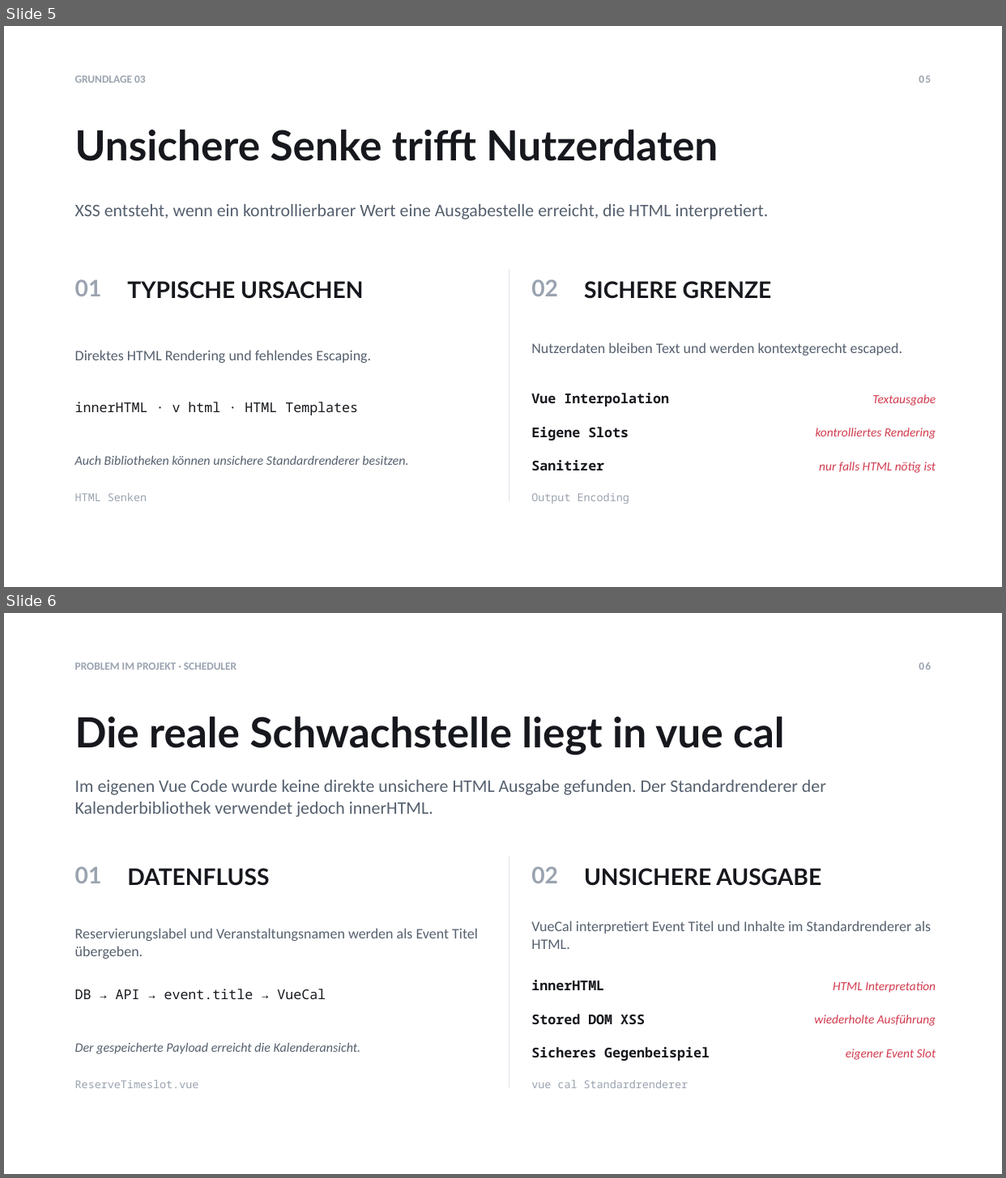
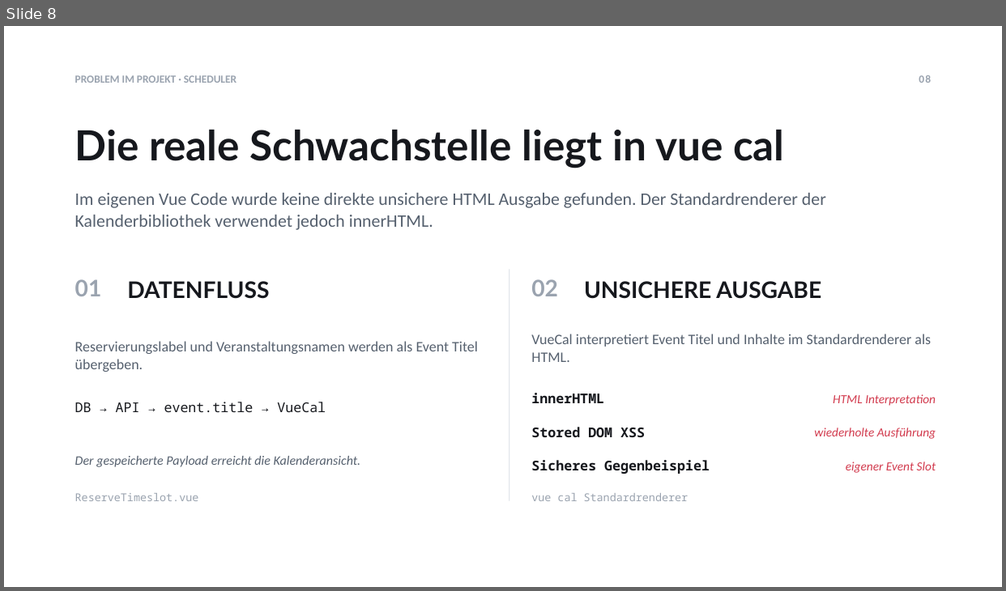
Before and after one commit to Tom-N-M/its-xss_and_cors, a slide deck: XSS-CORS-Praesentation.pptx. Shown one above the other, each under a label of ours: slides 5 and 6 before the commit, slide 8 after it. The pictures are 1006x1178 and 1006x591 pixels, drawn with LibreOffice and Linux fonts; fonts in the diff are those of the drawing. Boxes give left, top, right and bottom in pixels: in the first picture for what was removed or moved away, otherwise in the second. Text is boxed around its words. In the diff, an @@ line names an element or a change of style, - is before the commit and + after.

```diff
--- a/XSS-CORS-Praesentation.pptx
+++ b/XSS-CORS-Praesentation.pptx
@@ slide 5 removed at (4,26,1002,587), background #FFFFFF @@
@@ text removed at (75,75,146,83) @@
-GRUNDLAGE 03
@@ page number removed at (918,75,931,83) @@
-05
@@ text removed at (75,130,718,161) @@
-Unsichere Senke trifft Nutzerdaten
@@ text removed at (75,204,769,220) @@
-XSS entsteht, wenn ein kontrollierbarer Wert eine Ausgabestelle erreicht, die HTML interpretiert.
@@ text removed at (75,280,102,297) @@
-01
@@ text removed at (127,281,363,299) @@
-TYPISCHE URSACHEN
@@ line removed from (509, 269) to (509, 501) @@
@@ text removed at (531,280,558,297) @@
-02
@@ text removed at (584,281,772,299) @@
-SICHERE GRENZE
@@ text removed at (75,350,371,363) @@
-Direktes HTML Rendering und fehlendes Escaping.
@@ text removed at (531,343,902,356) @@
-Nutzerdaten bleiben Text und werden kontextgerecht escaped.
@@ text removed at (75,402,358,416) @@
-innerHTML · v html · HTML Templates
@@ text removed at (531,393,669,407) @@
-Vue Interpolation
@@ text removed at (872,395,936,406) @@
-Textausgabe
@@ text removed at (531,427,629,441) @@
-Eigene Slots
@@ text removed at (816,428,936,439) @@
-kontrolliertes Rendering
@@ text removed at (75,456,408,465) @@
-Auch Bibliotheken können unsichere Standardrenderer besitzen.
@@ text removed at (531,460,604,471) @@
-Sanitizer
@@ text removed at (819,462,936,473) @@
-nur falls HTML nötig ist
@@ text removed at (75,493,147,501) @@
-HTML Senken
@@ text removed at (531,493,629,504) @@
-Output Encoding
@@ what was slide 6 is now slide 8 @@
```
Also in this commit, not shown: 5 slides added, 2 other slides removed.
